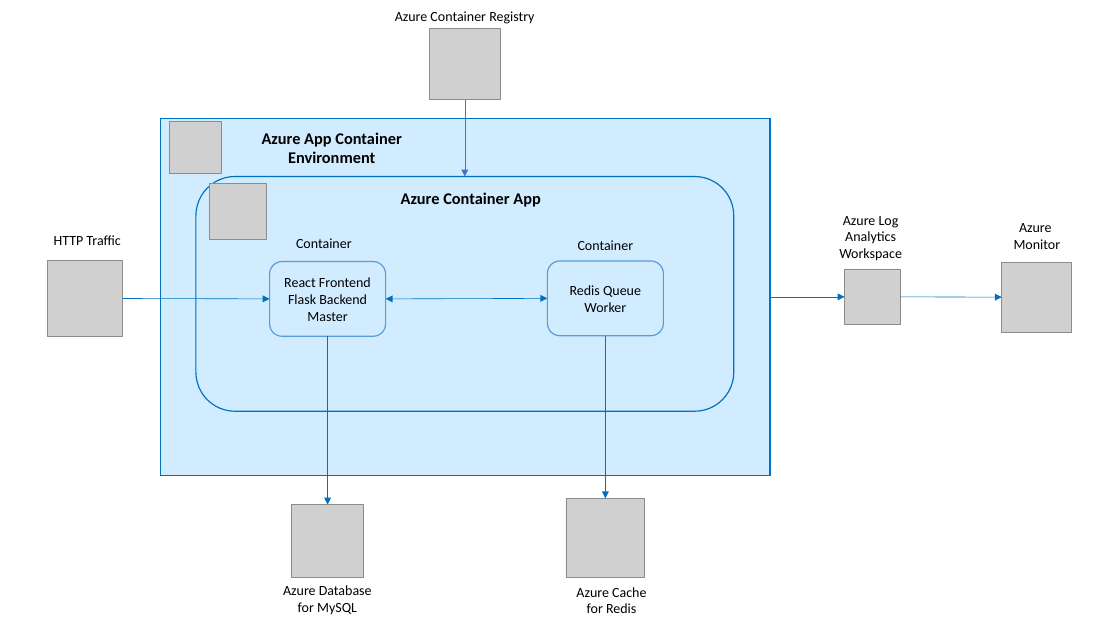
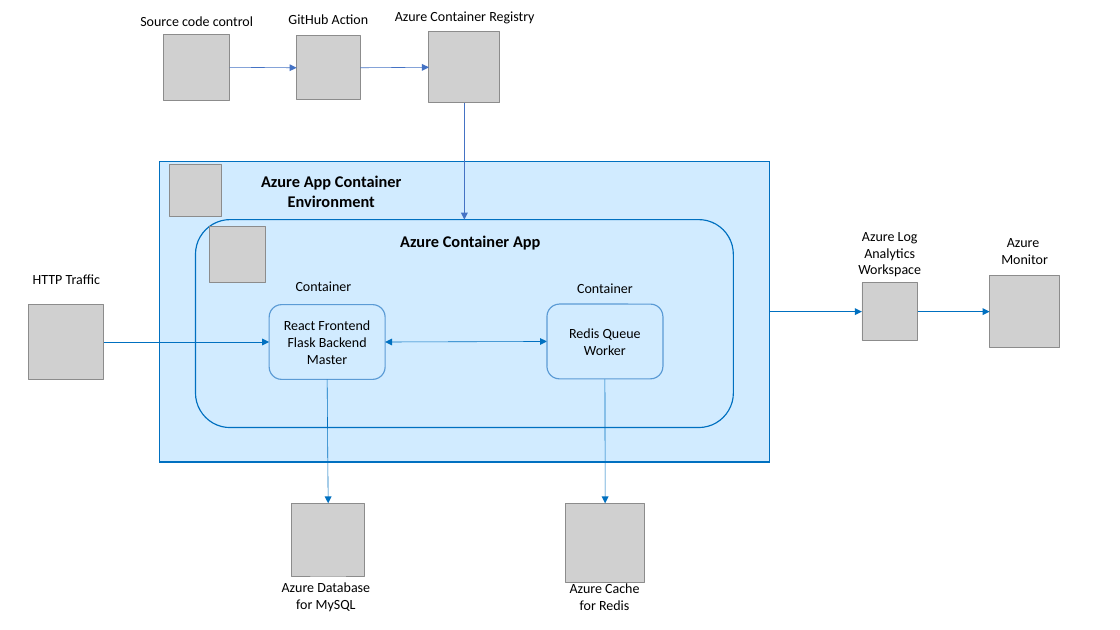
Before and after one commit to HermanCeaser/react_flask, a slide deck: slide 1 of documentation/Architecture.pptx. Drawn at 1120x630 pixels with LibreOffice and Linux fonts; fonts in the diff are those of the drawing; grey boxes stand for pictures. Boxes give left, top, right and bottom in pixels: in the first picture for what was removed or moved away, otherwise in the second. Text is boxed around its words. In the diff, an @@ line names an element or a change of style, - is before the commit and + after.

Commit message:
adding presentation

```diff
--- a/documentation/Architecture.pptx
+++ b/documentation/Architecture.pptx
@@ text added at <box>140,16,253,26</box>, 12 pt, text #000000 @@
+Source code control
@@ text added at <box>288,14,368,24</box>, 12 pt, text #000000 @@
+GitHub Action
@@ picture added at <box>163,34,229,101</box> @@
@@ picture added at <box>297,36,360,100</box> @@
@@ arrow added from (229, 67) to (297, 68), #4472C4 0.5 pt @@
@@ arrow added from (360, 68) to (429, 67), #4472C4 0.5 pt @@
@@ arrow moved from (465, 100) - (465, 176) to (465, 103) - (465, 219) @@
@@ rectangle: place and size @@
-rectangle at <box>160,118,770,476</box>
+rectangle at <box>160,161,770,462</box>
@@ rounded rectangle: place and size @@
-rounded rectangle at <box>196,176,734,411</box>
+rounded rectangle at <box>196,219,734,428</box>
@@ text "Azure Log Analytics Workspace": place and size @@
-text "Azure Log Analytics Workspace" at <box>839,216,902,261</box>
+text "Azure Log Analytics Workspace" at <box>858,232,921,277</box>
@@ text "Azure Monitor": place and size @@
-text "Azure Monitor" at <box>1014,223,1061,249</box>
+text "Azure Monitor" at <box>1001,238,1048,264</box>
@@ text "HTTP Traffic": place and size @@
-text "HTTP Traffic" at <box>54,235,120,245</box>
+text "HTTP Traffic" at <box>33,274,100,284</box>
@@ picture: place and size @@
-picture at <box>845,269,901,324</box>
+picture at <box>862,283,918,341</box>
@@ picture: place and size @@
-picture at <box>1002,262,1072,332</box>
+picture at <box>990,276,1060,348</box>
@@ picture: place and size @@
-picture at <box>48,261,123,336</box>
+picture at <box>29,304,103,379</box>
@@ arrow moved from (770, 297) - (845, 297) to (770, 312) - (862, 312) @@
@@ arrow moved from (901, 297) - (1002, 297) to (918, 312) - (990, 312) @@
@@ arrow moved from (123, 298) - (270, 299) to (104, 342) - (269, 342) @@
@@ 4 texts, 2 pictures, 2 rounded rectangles, 1 double arrow: place and size @@
-4 texts, 2 pictures, 2 rounded rectangles, 1 double arrow at <box>170,121,664,336</box>
+4 texts, 2 pictures, 2 rounded rectangles, 1 double arrow at <box>170,165,663,380</box>
@@ arrow moved from (328, 336) - (328, 505) to (327, 380) - (329, 503) @@
@@ arrow moved from (606, 336) - (606, 498) to (605, 379) - (605, 503) @@
@@ picture: place and size @@
-picture at <box>566,498,645,577</box>
+picture at <box>565,503,644,582</box>
@@ text "Azure Cache for Redis": place and size @@
-text "Azure Cache for Redis" at <box>576,587,646,613</box>
+text "Azure Cache for Redis" at <box>570,581,639,610</box>
```
Also in this commit, not shown: 3 other files.
